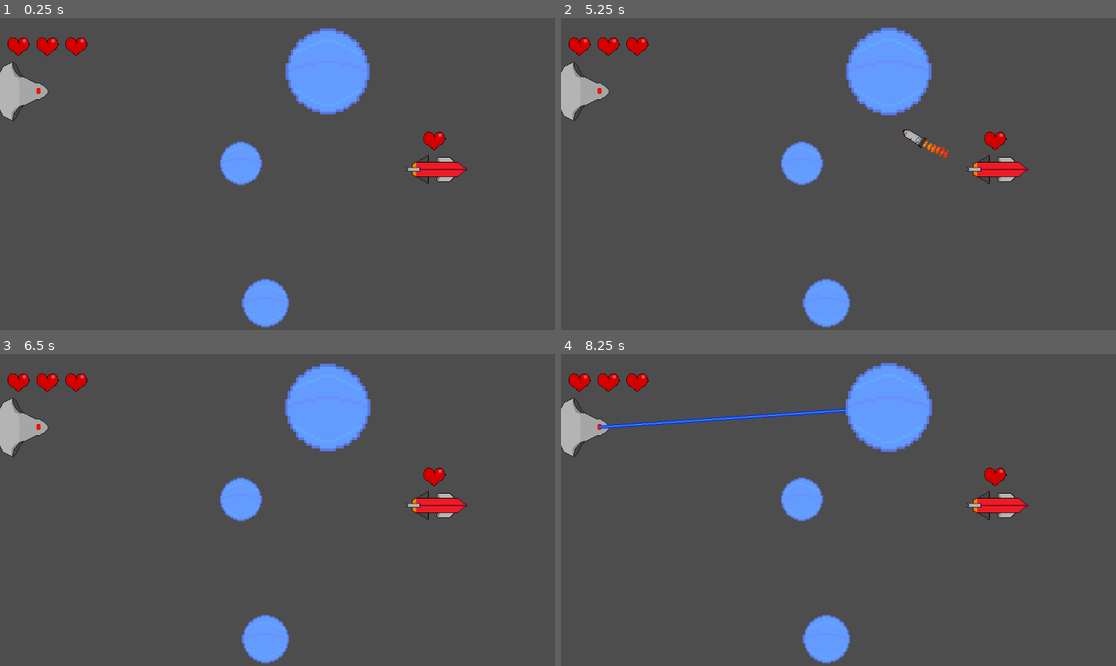
Above: before the commit, frames 1-4 (two rows, left to right).
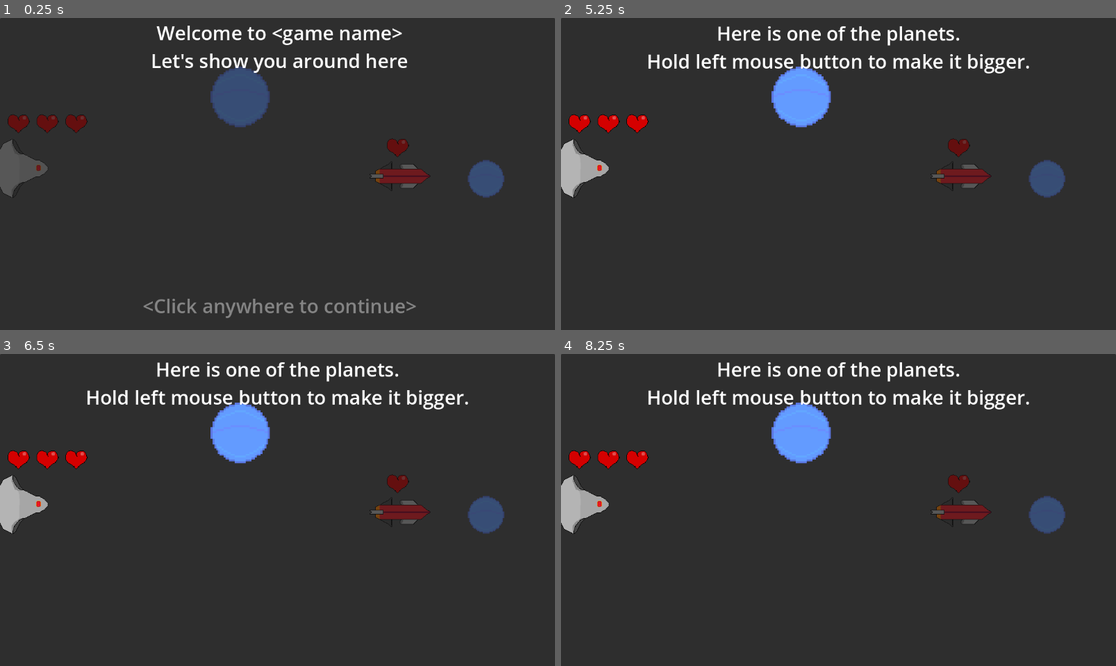
Above: after the commit, the same moments.

Repository: farkon00/GMTK2024
Game: Godot game, scene res://Main.tscn
Same seed, same stepped clock (60 frames per second), same inputs: the game is played once before the commit and once after it.
Inputs (mouse positions are in pixels of both pictures, inside the frame that each line leads up to):
- Up to frame 1 (0.25 s): no input
- Up to frame 2 (5.25 s): tap Enter at 0.5, 1.25, 2, 5 s; move the mouse to (960, 158) at 0.52 s; click (960, 158) at 0.67 s; move the mouse to (727, 189) at 1.27 s; click (727, 189) at 1.42 s; move the mouse to (894, 105) at 2.02 s; click (894, 105) at 2.17 s; move the mouse to (810, 236) at 2.77 s; click (810, 236) at 2.92 s; move the mouse to (1005, 220) at 3.52 s; click (1005, 220) at 3.67 s; move the mouse to (672, 127) at 4.27 s; click (672, 127) at 4.42 s; move the mouse to (866, 174) at 5.02 s; click (866, 174) at 5.17 s
- Up to frame 3 (6.5 s): move the mouse to (194, 432) at 5.77 s; click (194, 432) at 5.92 s
- Up to frame 4 (8.25 s): tap Enter at 6.5 s; move the mouse to (960, 494) at 6.52 s; click (960, 494) at 6.67 s; tap Space at 7.25 s; move the mouse to (727, 525) at 7.27 s; click (727, 525) at 7.42 s; move the mouse to (894, 441) at 8.02 s; click (894, 441) at 8.17 s

The runs differ from the first frame. In frame 1, 98% of the frame differs, in the area x 0-100%, y 0-100%; in frame 2, 99%; in frame 3, 99%; in frame 4, 99%.

Commit message:
Added tutorial level

Diff:
--- a/Levels/level1.tscn
+++ b/Levels/level1.tscn
@@ -5,7 +5,7 @@
 [ext_resource type="PackedScene" uid="uid://bsbnxtfkejl3e" path="res://Nodes/planet.tscn" id="3_lmj3f"]
 
 [node name="Level" type="Node2D"]
-metadata/level_id = 0
+metadata/level_id = 1
 
 [node name="Player" parent="." instance=ExtResource("1_c30l8")]
 
--- a/Levels/level2.tscn
+++ b/Levels/level2.tscn
@@ -5,7 +5,7 @@
 [ext_resource type="PackedScene" uid="uid://bsbnxtfkejl3e" path="res://Nodes/planet.tscn" id="3_fph74"]
 
 [node name="Level" type="Node2D"]
-metadata/level_id = 1
+metadata/level_id = 2
 
 [node name="Player" parent="." instance=ExtResource("1_1h0ng")]
 position = Vector2(214, 359)
--- /dev/null
+++ b/Levels/tutorial.tscn
@@ -0,0 +1,178 @@
+[gd_scene load_steps=5 format=3 uid="uid://bkclfsio7no2j"]
+
+[ext_resource type="PackedScene" uid="uid://c3y6cnuxa8eli" path="res://Nodes/player.tscn" id="1_c4abv"]
+[ext_resource type="PackedScene" uid="uid://bsbnxtfkejl3e" path="res://Nodes/planet.tscn" id="2_3qd17"]
+[ext_resource type="PackedScene" uid="uid://dfc3dbdyunhqd" path="res://Nodes/enemy_ship.tscn" id="3_dicn1"]
+[ext_resource type="Script" path="res://Scripts/TutorialManager.gd" id="4_kea3s"]
+
+[node name="Level" type="Node2D"]
+metadata/level_id = 0
+
+[node name="Player" parent="." instance=ExtResource("1_c4abv")]
+position = Vector2(50, 313)
+
+[node name="Planets" type="Node" parent="."]
+process_mode = 4
+
+[node name="Planet2" parent="Planets" instance=ExtResource("2_3qd17")]
+position = Vector2(1008, 334)
+laser_speed = 700.0
+
+[node name="ShowcasePlanet" parent="Planets" instance=ExtResource("2_3qd17")]
+position = Vector2(497, 164)
+mass = 800.0
+laser_speed = 700.0
+
+[node name="EnemyShips" type="Node" parent="."]
+process_mode = 4
+
+[node name="EnemyShip" parent="EnemyShips" instance=ExtResource("3_dicn1")]
+position = Vector2(824, 328)
+
+[node name="TutorialManager" type="Node" parent="."]
+script = ExtResource("4_kea3s")
+
+[node name="Panel" type="Panel" parent="TutorialManager"]
+z_index = 10
+offset_right = 1152.0
+offset_bottom = 651.0
+
+[node name="WelcomeLabel" type="Label" parent="TutorialManager/Panel"]
+z_index = 12
+layout_mode = 1
+anchors_preset = -1
+anchor_left = 0.112
+anchor_top = 0.062
+anchor_right = 0.112
+anchor_bottom = 0.062
+offset_left = -127.024
+offset_top = -37.362
+offset_right = 1029.98
+offset_bottom = 179.638
+theme_override_font_sizes/font_size = 40
+text = "Welcome to <game name>
+Let's show you around here"
+horizontal_alignment = 1
+
+[node name="ShipLabel" type="Label" parent="TutorialManager/Panel"]
+visible = false
+z_index = 12
+layout_mode = 1
+anchors_preset = -1
+anchor_left = 0.112
+anchor_top = 0.062
+anchor_right = 0.112
+anchor_bottom = 0.062
+offset_left = -126.024
+offset_top = -36.362
+offset_right = 1019.98
+offset_bottom = 131.638
+theme_override_font_sizes/font_size = 40
+text = "Here is your ship, you should protect it"
+horizontal_alignment = 1
+
+[node name="EnemyShipLabel" type="Label" parent="TutorialManager/Panel"]
+visible = false
+z_index = 12
+layout_mode = 1
+anchors_preset = -1
+anchor_left = 0.112
+anchor_top = 0.062
+anchor_right = 0.112
+anchor_bottom = 0.062
+offset_left = -126.024
+offset_top = -36.362
+offset_right = 1019.98
+offset_bottom = 131.638
+theme_override_font_sizes/font_size = 40
+text = "Here is an enemy ship.
+It will shoot missiles at you."
+horizontal_alignment = 1
+
+[node name="EnemyShipLabel2" type="Label" parent="TutorialManager/Panel"]
+visible = false
+z_index = 12
+layout_mode = 1
+anchors_preset = -1
+anchor_left = 0.112
+anchor_top = 0.062
+anchor_right = 0.112
+anchor_bottom = 0.062
+offset_left = -126.024
+offset_top = -36.362
+offset_right = 1019.98
+offset_bottom = 131.638
+theme_override_font_sizes/font_size = 40
+text = "Missiles attract to planets.
+Planet's gravitation grows with its size."
+horizontal_alignment = 1
+
+[node name="PlanetsLabel" type="Label" parent="TutorialManager/Panel"]
+visible = false
+z_index = 12
+layout_mode = 1
+anchors_preset = -1
+anchor_left = 0.112
+anchor_top = 0.062
+anchor_right = 0.112
+anchor_bottom = 0.062
+offset_left = -126.024
+offset_top = -36.362
+offset_right = 1019.98
+offset_bottom = 131.638
+theme_override_font_sizes/font_size = 40
+text = "Here is one of the planets.
+Hold left mouse button to make it bigger."
+horizontal_alignment = 1
+
+[node name="PlanetsLabel2" type="Label" parent="TutorialManager/Panel"]
+visible = false
+z_index = 12
+layout_mode = 1
+anchors_preset = -1
+anchor_left = 0.112
+anchor_top = 0.062
+anchor_right = 0.112
+anchor_bottom = 0.062
+offset_left = -126.024
+offset_top = -36.362
+offset_right = 1019.98
+offset_bottom = 131.638
+theme_override_font_sizes/font_size = 40
+text = "Now hold right mouse button.
+This makes planet smaller."
+horizontal_alignment = 1
+
+[node name="GoodLuck" type="Label" parent="TutorialManager/Panel"]
+visible = false
+z_index = 12
+layout_mode = 1
+anchors_preset = -1
+anchor_left = 0.112
+anchor_top = 0.062
+anchor_right = 0.112
+anchor_bottom = 0.062
+offset_left = -126.024
+offset_top = -36.362
+offset_right = 1019.98
+offset_bottom = 131.638
+theme_override_font_sizes/font_size = 40
+text = "These are all the basics, good luck."
+horizontal_alignment = 1
+
+[node name="ContinueLabel" type="Label" parent="TutorialManager/Panel"]
+z_index = 12
+layout_mode = 1
+anchors_preset = -1
+anchor_left = 0.112
+anchor_top = 0.062
+anchor_right = 0.112
+anchor_bottom = 0.062
+offset_left = -127.024
+offset_top = 529.638
+offset_right = 1029.98
+offset_bottom = 610.638
+theme_override_colors/font_color = Color(0.522724, 0.522724, 0.522724, 1)
+theme_override_font_sizes/font_size = 40
+text = "<Click anywhere to continue>"
+horizontal_alignment = 1
--- a/Main.tscn
+++ b/Main.tscn
@@ -1,5 +1,6 @@
-[gd_scene load_steps=5 format=3 uid="uid://60x0tpw1kfl1"]
+[gd_scene load_steps=6 format=3 uid="uid://60x0tpw1kfl1"]
 
+[ext_resource type="PackedScene" uid="uid://bkclfsio7no2j" path="res://Levels/tutorial.tscn" id="2_stkyg"]
 [ext_resource type="PackedScene" uid="uid://hjk2yrp438kv" path="res://Levels/level1.tscn" id="2_vivy5"]
 [ext_resource type="PackedScene" uid="uid://dbagmxdk5mime" path="res://Levels/level2.tscn" id="3_4e7he"]
 [ext_resource type="Script" path="res://Scripts/GameManager.gd" id="4_0dhc0"]
@@ -11,7 +12,7 @@
 
 [node name="GameManager" type="Node" parent="."]
 script = ExtResource("4_0dhc0")
-levels = Array[PackedScene]([ExtResource("2_vivy5"), ExtResource("3_4e7he")])
+levels = Array[PackedScene]([ExtResource("2_stkyg"), ExtResource("2_vivy5"), ExtResource("3_4e7he")])
 
 [node name="GameOverUI" type="Control" parent="GameManager"]
 process_mode = 4
@@ -77,4 +78,4 @@
 horizontal_alignment = 1
 vertical_alignment = 1
 
-[node name="Level" parent="." instance=ExtResource("2_vivy5")]
+[node name="Level" parent="." instance=ExtResource("2_stkyg")]
--- a/Scripts/GameManager.gd
+++ b/Scripts/GameManager.gd
@@ -39,11 +39,13 @@
 	var planets = $"../Level/Planets".get_children() as Array[Planet]
 	for planet in planets:
 		if planet.get_node("CollisionShape2D").shape.get_rect().has_point(planet.get_local_mouse_position()):
-			currently_changing = planet
 			if event.button_index == MOUSE_BUTTON_LEFT:
-				planet.laser_state = 1
-			else:
+				if !planet.tutorial_disabled_bigger:
+					planet.laser_state = 1
+					currently_changing = planet
+			elif !planet.tutorial_disabled_smaller:
 				planet.laser_state = -1
+				currently_changing = planet
 			return
 
 func win():
--- a/Scripts/Missile.gd
+++ b/Scripts/Missile.gd
@@ -14,7 +14,6 @@
 	get_tree().get_root().add_child(emitter)
 	emitter.position = position + Vector2.from_angle(rotation) * ($"CollisionShape2D".shape as RectangleShape2D).size.x / 2
 
-# Called every frame. 'delta' is the elapsed time since the previous frame.
 func _process(delta):
 	if GameManager.instance.is_game_stopped: return
 	var pos_delta = movement_speed * delta * direction
--- a/Scripts/Planet.gd
+++ b/Scripts/Planet.gd
@@ -8,9 +8,14 @@
 @export var mass_max: float = 3000
 @export var laser_speed: float = 300
 var laser_state: int = 0
+var tutorial_disabled_bigger: bool = false
+var tutorial_disabled_smaller: bool = false
 
 func get_force_vector(pos: Vector2):
 	return G * mass / (position - pos).length_squared() * (position - pos).normalized()
+
+func _ready():
+	scale = Vector2(1, 1) * sqrt(mass / density)
 
 func _process(delta):
 	if GameManager.instance.is_game_stopped: return
--- /dev/null
+++ b/Scripts/TutorialManager.gd
@@ -0,0 +1,79 @@
+extends Node
+
+var time: float = 0
+enum states {Welcome, Ship, EnemyShip, EnemyShip2, Planets, Planets2, GoodLuck, Gaming}
+var state: states = states.Welcome
+var recorded_mass: float = 0
+
+func _process(delta: float) -> void:
+	time += delta
+	if state == states.EnemyShip2 && $"../Missile" == null:
+		$"Panel/ContinueLabel".visible = true
+	elif state == states.Planets && $"../Planets/ShowcasePlanet".mass > 800:
+		$"Panel/ContinueLabel".visible = true
+	elif state == states.Planets2 && $"../Planets/ShowcasePlanet".mass < recorded_mass:
+		$"Panel/ContinueLabel".visible = true
+
+func _ready():
+	for planet in $"../Planets".get_children():
+		planet.tutorial_disabled_bigger = true
+		planet.tutorial_disabled_smaller = true
+
+func _input(event):
+	if !(event is InputEventMouseButton): return
+	if event.button_index != MOUSE_BUTTON_LEFT && event.button_index != MOUSE_BUTTON_RIGHT: return
+	if !event.pressed: return
+	if state == states.Welcome:
+		state = states.Ship
+		time = 0
+		$"Panel/WelcomeLabel".visible = false
+		$"Panel/ShipLabel".visible = true
+		$"../Player".z_index = 11
+	elif state == states.Ship && time >= 0.1:
+		state = states.EnemyShip
+		time = 0
+		$"Panel/ShipLabel".visible = false
+		$"Panel/EnemyShipLabel".visible = true
+		$"../Player".z_index = 0
+		$"../EnemyShips/EnemyShip".z_index = 11
+	elif state == states.EnemyShip && time >= 0.1:
+		state = states.EnemyShip2
+		$"../EnemyShips/EnemyShip".launch_missile()
+		$"../Missile".is_in_launch = false
+		$"../Missile".z_index = 11
+		$"../Planets".process_mode = Node.PROCESS_MODE_INHERIT
+		$"Panel/EnemyShipLabel".visible = false
+		$"Panel/EnemyShipLabel2".visible = true
+		$"Panel/ContinueLabel".visible = false
+	elif state == states.EnemyShip2 && $"../Missile" == null:
+		state = states.Planets
+		$"Panel/EnemyShipLabel2".visible = false
+		$"Panel/PlanetsLabel".visible = true
+		$"../EnemyShips/EnemyShip".z_index = 0
+		$"../Planets/ShowcasePlanet".tutorial_disabled_bigger = false
+		$"../Planets/ShowcasePlanet".z_index = 11
+		$"../Player".z_index = 11
+		$"Panel/ContinueLabel".visible = false
+	elif state == states.Planets && $"../Planets/ShowcasePlanet".mass > 800:
+		state = states.Planets2
+		$"Panel/PlanetsLabel".visible = false
+		$"Panel/PlanetsLabel2".visible = true
+		$"../Planets/ShowcasePlanet".tutorial_disabled_bigger = true
+		$"../Planets/ShowcasePlanet".tutorial_disabled_smaller = false
+		$"Panel/ContinueLabel".visible = false
+		recorded_mass = $"../Planets/ShowcasePlanet".mass
+	elif state == states.Planets2 && $"../Planets/ShowcasePlanet".mass < recorded_mass:
+		state = states.GoodLuck
+		$"Panel/PlanetsLabel2".visible = false
+		$"Panel/GoodLuck".visible = true
+		$"../Planets/ShowcasePlanet".tutorial_disabled_smaller = true
+		$"../Player".z_index = 0
+		$"../Planets/ShowcasePlanet".z_index = 0
+	elif state == states.GoodLuck:
+		state = states.Gaming
+		$"Panel".visible = false
+		$"../Planets".process_mode = Node.PROCESS_MODE_INHERIT
+		$"../EnemyShips".process_mode = Node.PROCESS_MODE_INHERIT
+		for planet in $"../Planets".get_children():
+			planet.tutorial_disabled_bigger = false
+			planet.tutorial_disabled_smaller = false
